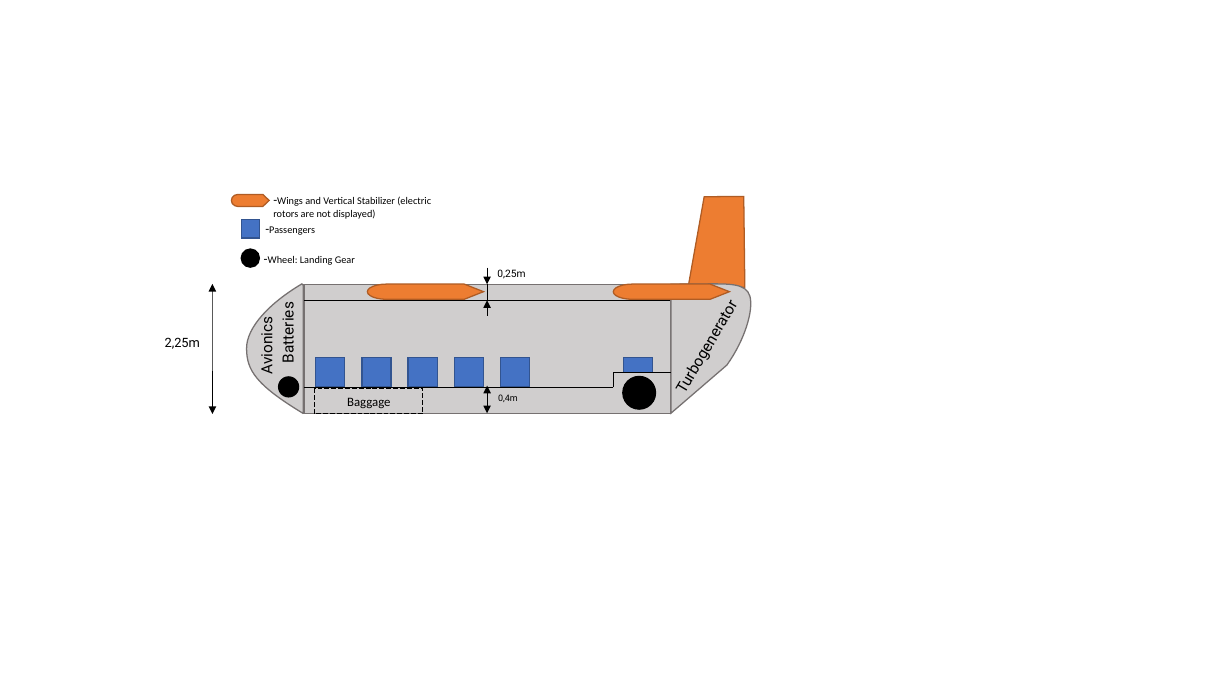
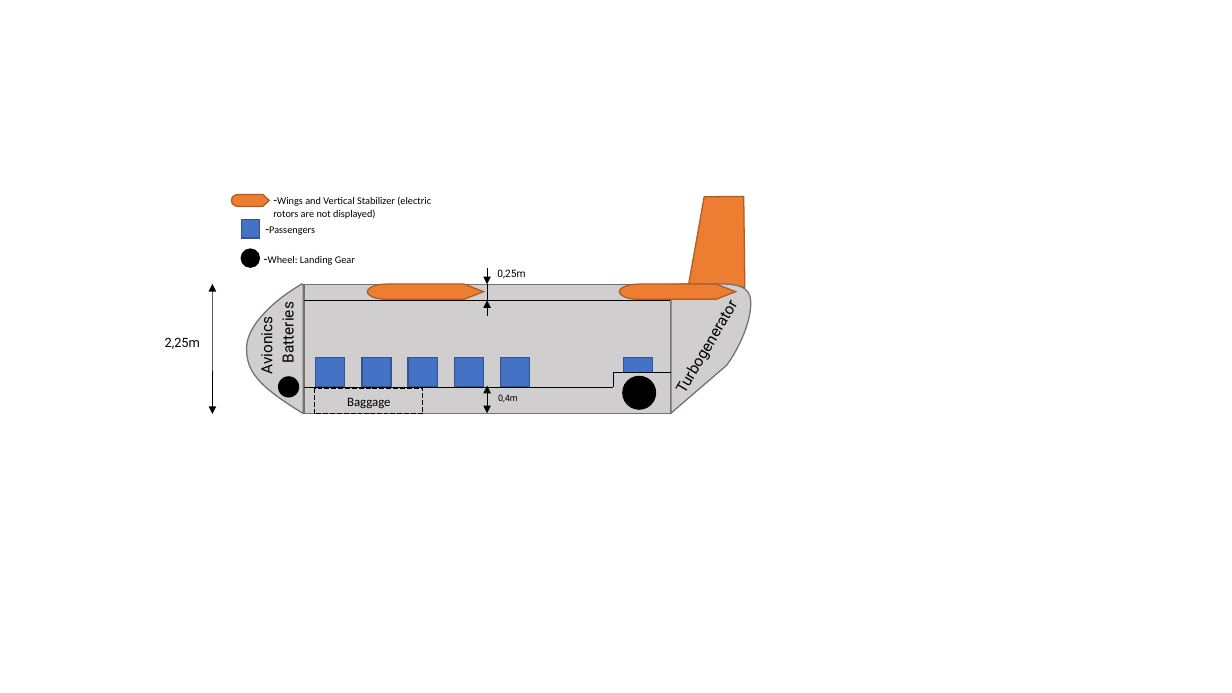
Before and after one commit to JoseMedeiro/ProjetoIntegrador, a slide deck: slide 3 of DesignDeAltoNivel.pptx. Drawn at 1232x693 pixels with LibreOffice and Linux fonts; fonts in the diff are those of the drawing. Boxes give left, top, right and bottom in pixels: in the first picture for what was removed or moved away, otherwise in the second. Text is boxed around its words. In the diff, an @@ line names an element or a change of style, - is before the commit and + after.

```diff
--- a/DesignDeAltoNivel.pptx
+++ b/DesignDeAltoNivel.pptx
@@ flow chart display: place and size @@
-flow chart display at bbox=[614, 284, 730, 299]
+flow chart display at bbox=[619, 284, 736, 299]
```
Also in this commit, not shown: 3 other slides changed, 1 other file.
